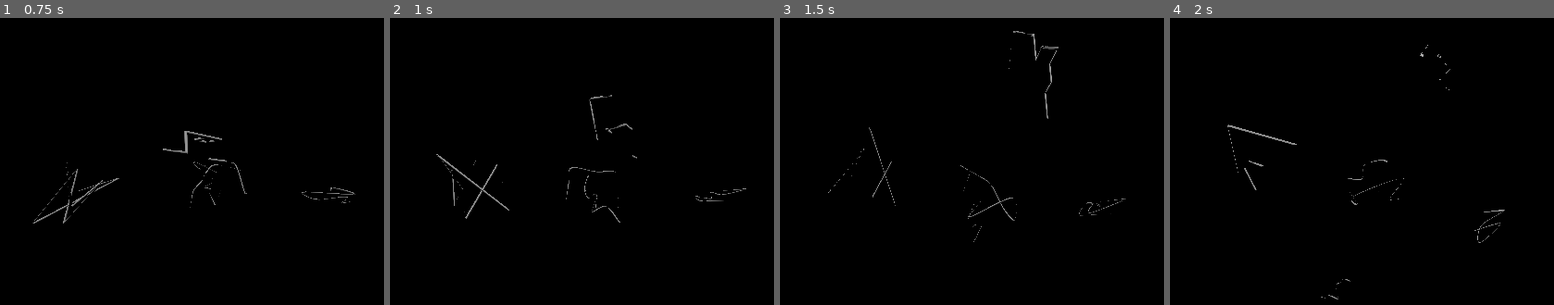
Above: before the commit, frames 1-4 (left to right).
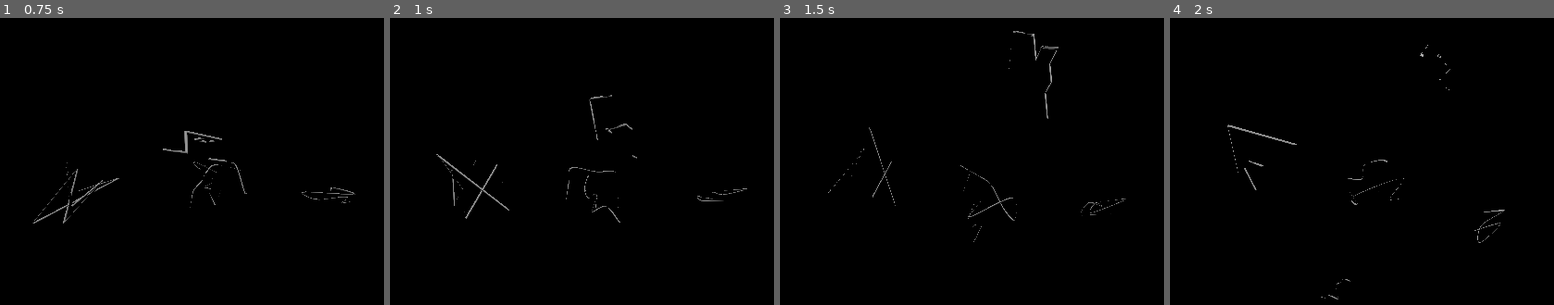
Above: after the commit, the same moments.

Repository: Kimau/LdJam54
Game: Godot game, scene res://TestLine.tscn
The game is run twice, just before and just after one commit, with the same random seed, the same clock (stepped at 60 frames per second) and the same inputs. This scene is started directly instead of the project's main scene.
Inputs:
- Up to frame 1 (0.75 s): hold D from 0.53 s (still down)
- Up to frame 2 (1 s): keep holding D; tap Space at 0.77 s
- Up to frame 3 (1.5 s): release D at 1.28 s; hold S from 1.28 s (still down)
- Up to frame 4 (2 s): keep holding S; tap Space at 1.52 s

Frame 1 is identical in both runs. In frame 2, less than 0.1% of the frame differs, in the area x 79-94%, y 59-64%; in frame 3, less than 0.1%, in the area x 77-90%, y 63-70%; in frame 4, nothing differs.

Commit message:
Rune ends stick out now

Diff:
--- a/src/RuneMesh.gd
+++ b/src/RuneMesh.gd
@@ -16,6 +16,7 @@
 const SMOOTH_STEPS = 30
 const FLAT_STEPS = 4
 const POINT_SEP = 0.09
+const END_SEP = 0.015
 
 func catmull_rom_spline(p0: Vector3, p1: Vector3, p2: Vector3, p3: Vector3, t: float) -> Vector3:
 	var t2 = t * t
@@ -416,6 +417,52 @@
 
 	return modPoints
 
+func extend_ends(points : Array[Vector3]) -> Array[Vector3]:
+	if points.size() < 3:
+		return points
+
+	var extended_points = points.duplicate()
+	var testPt = extended_points[0]
+	var dir = (extended_points[1] - extended_points[0]).normalized()
+
+	var modified = false
+	for i in range(1, points.size() - 1):
+		for j in range(i + 1, points.size() - 1):
+			var p1 = points[i]
+			var p2 = points[j]
+			var closestPt = Geometry3D.get_closest_point_to_segment(testPt, p1, p2)
+			var segment_to_point = (closestPt - testPt).length()
+			if segment_to_point < END_SEP:
+				modified = true
+				var extend_length = END_SEP * 2 - segment_to_point
+				testPt -= dir * extend_length
+
+	# move everything else
+	if modified:
+		for i in range(1, points.size() - 1):
+			extended_points[i] -= testPt
+
+		modified = false
+
+	testPt = extended_points[points.size() - 1]
+	dir = (extended_points[points.size() - 2] - extended_points[points.size() - 1]).normalized()
+
+	for i in range(0, points.size() - 2):
+		for j in range(i + 1, points.size() - 2):
+			var p1 = points[i]
+			var p2 = points[j]
+			var closestPt = Geometry3D.get_closest_point_to_segment(testPt, p1, p2)
+			var segment_to_point = (closestPt - testPt).length()
+			if segment_to_point < END_SEP:
+				modified = true
+				var extend_length = END_SEP * 2 - segment_to_point
+				testPt -= dir * extend_length
+
+	if modified:
+		extended_points[points.size()-1] = testPt
+
+	return extended_points
+
 func generate_rune(elem : Element):
 	var minPt = Vector3.ONE * -0.3
 	var maxPt = Vector3.ONE * +0.3
@@ -426,22 +473,27 @@
 	match elem:
 		Element.Fire:
 			runePoints = generate_fire_points(8, minPt, maxPt)
+			runePoints = extend_ends(runePoints)
 			#runePoints = stretch_to_fit(runePoints, minPt, maxPt)
 			tList = get_flat_tube(runePoints, 0.01)
 		Element.Air:
 			runePoints = generate_air_points(10, minPt, maxPt)
+			runePoints = extend_ends(runePoints)
 			#runePoints = stretch_to_fit(runePoints, minPt, maxPt)
 			tList = get_smooth_tube(runePoints, 0.01)
 		Element.Earth:
 			runePoints = generate_earth_points(10, minPt, maxPt)
+			runePoints = extend_ends(runePoints)
 			#runePoints = stretch_to_fit(runePoints, minPt, maxPt)
 			tList = get_flat_tube(runePoints, 0.01)
 		Element.Water:
 			runePoints = generate_water_points(8, minPt, maxPt)
+			runePoints = extend_ends(runePoints)
 			#runePoints = stretch_to_fit(runePoints, minPt, maxPt)
 			tList = get_smooth_tube(runePoints, 0.01)
 		Element.Neutral:
 			runePoints = generate_neutral_points(10, minPt, maxPt)
+			runePoints = extend_ends(runePoints)
 			runePoints = stretch_to_fit(runePoints, minPt, maxPt)
 			tList = get_smooth_tube(runePoints, 0.01)
 
